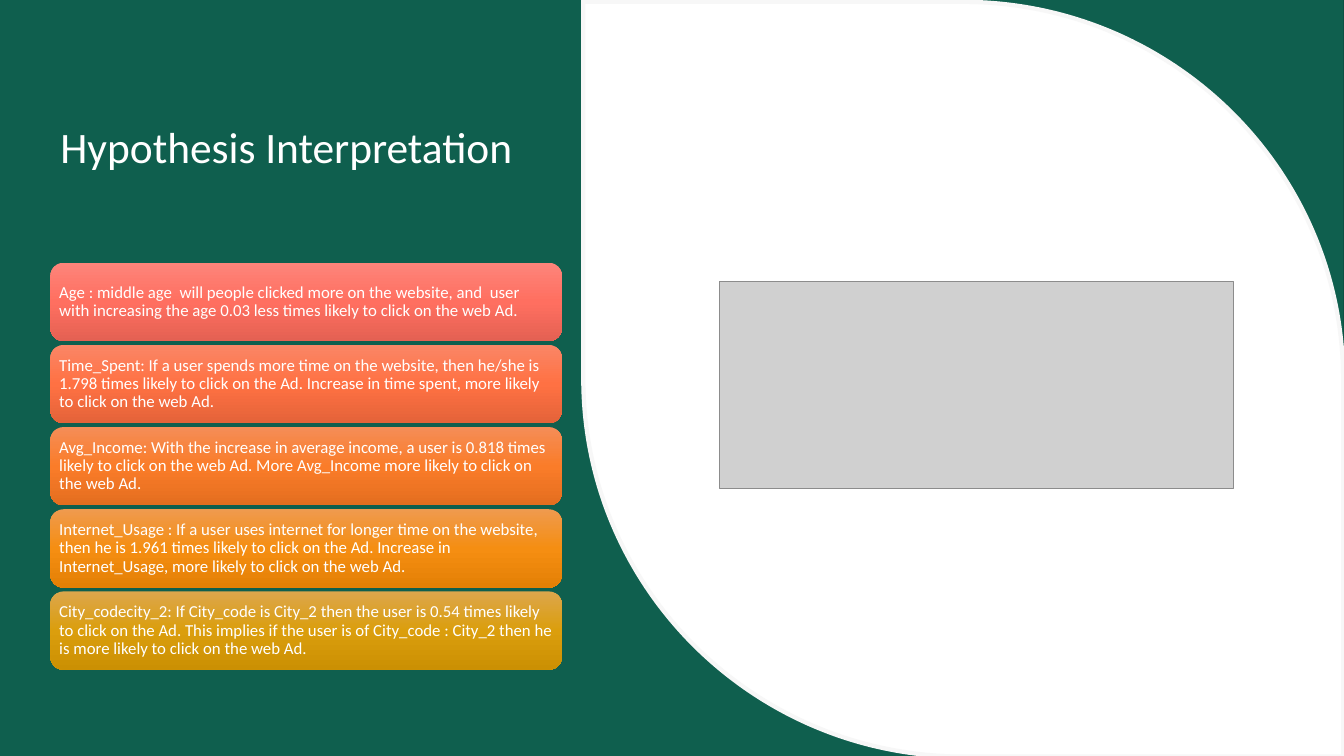
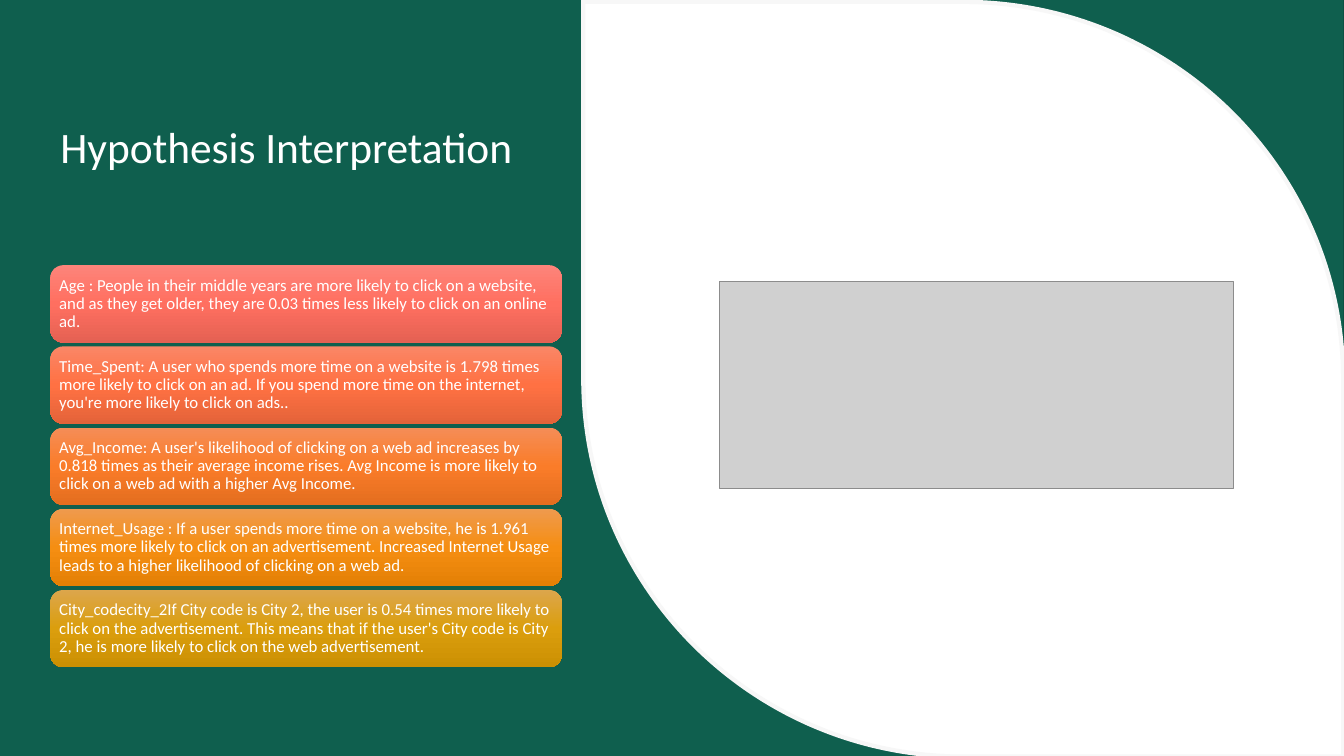
Before and after one commit to rahkum96/Supervised-Mchine-Learning, a slide deck: slide 13 of Ad-Clicked Web-Dataset/Ad-Clicking.pptx. Drawn at 1344x756 pixels with LibreOffice and Linux fonts; fonts in the diff are those of the drawing; grey boxes stand for pictures; background and template pictures are left out. Boxes give left, top, right and bottom in pixels: in the first picture for what was removed or moved away, otherwise in the second. Text is boxed around its words. In the diff, an @@ line names an element or a change of style, - is before the commit and + after.

```diff
--- a/Ad-Clicked Web-Dataset/Ad-Clicking.pptx
+++ b/Ad-Clicked Web-Dataset/Ad-Clicking.pptx
@@ text at (59, 279, 547, 327): text changed @@
-Age : middle age will people clicked more on the website, and user with increasing the age 0.03 less times likely to click on the web Ad.
+Age : People in their middle years are more likely to click on a website, and as they get older, they are 0.03 times less likely to click on an online ad.
@@ text at (59, 360, 540, 411): text changed @@
-Time_Spent: If a user spends more time on the website, then he/she is 1.798 times likely to click on the Ad. Increase in time spent, more likely to click on the web Ad.
+Time_Spent: A user who spends more time on a website is 1.798 times more likely to click on an ad. If you spend more time on the internet, you're more likely to click on ads..
@@ text at (59, 441, 537, 492): text changed @@
-Avg_Income: With the increase in average income, a user is 0.818 times likely to click on the web Ad. More Avg_Income more likely to click on the web Ad.
+Avg_Income: A user's likelihood of clicking on a web ad increases by 0.818 times as their average income rises. Avg Income is more likely to click on a web ad with a higher Avg Income.
@@ text at (59, 522, 549, 574): text changed @@
-Internet_Usage : If a user uses internet for longer time on the website, then he is 1.961 times likely to click on the Ad. Increase in Internet_Usage, more likely to click on the web Ad.
+Internet_Usage : If a user spends more time on a website, he is 1.961 times more likely to click on an advertisement. Increased Internet Usage leads to a higher likelihood of clicking on a web ad.
@@ text at (59, 603, 549, 655): text changed @@
-City_codecity_2: If City_code is City_2 then the user is 0.54 times likely to click on the Ad. This implies if the user is of City_code : City_2 then he is more likely to click on the web Ad.
+City_codecity_2If City code is City 2, the user is 0.54 times more likely to click on the advertisement. This means that if the user's City code is City 2, he is more likely to click on the web advertisement.
```
Also in this commit, not shown: 2 other slides changed.
